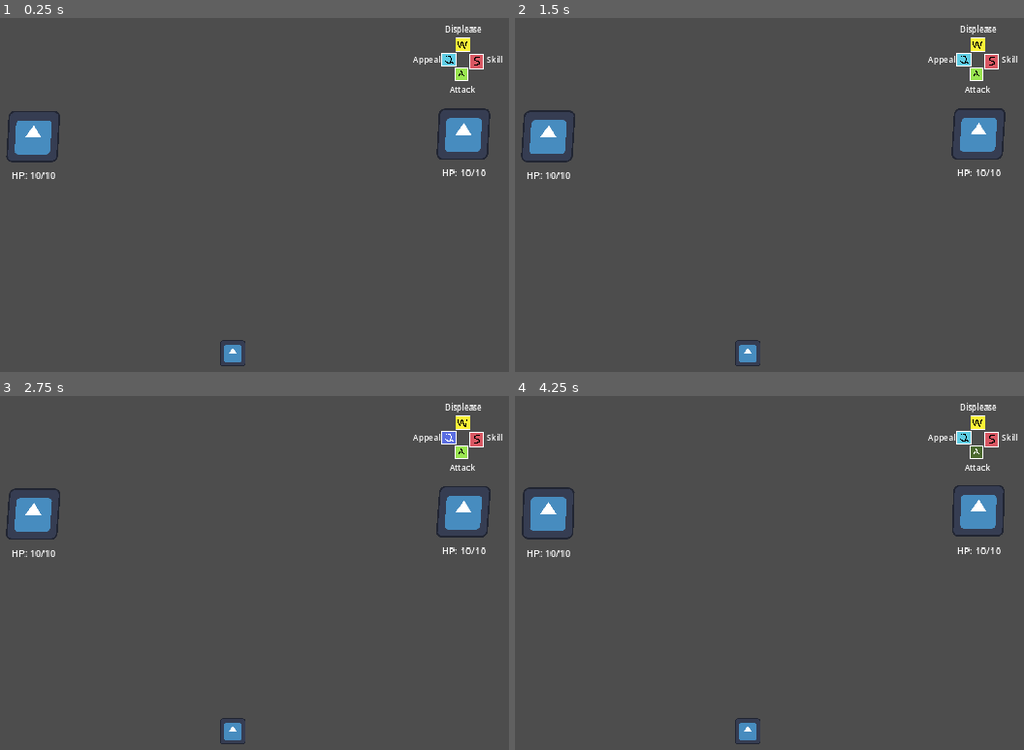
Above: before the commit, frames 1-4 (two rows, left to right).
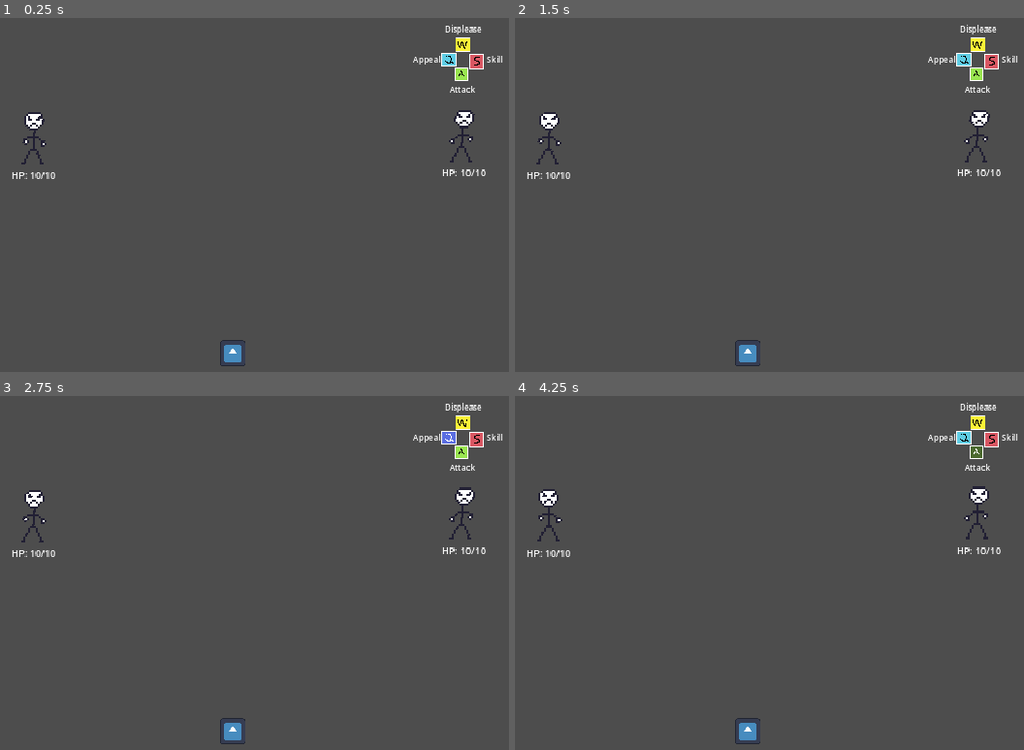
Above: after the commit, the same moments.

Repository: hyperdriveguy/eivbos
Game: Godot game, scene res://battle/battle.tscn
The game is run twice, just before and just after one commit, with the same random seed, the same clock (stepped at 60 frames per second) and the same inputs. The engine's default icon, where the game draws it, is replaced by a stand-in: a white triangle on a blue panel in a dark square.
Inputs:
- Up to frame 1 (0.25 s): no input
- Up to frame 2 (1.5 s): tap A (action_primary) at 0.6 s; tap S (action_secondary) at 1.35 s
- Up to frame 3 (2.75 s): tap Q (special_primary) at 2.1 s
- Up to frame 4 (4.25 s): tap W (special_secondary) at 2.85 s; tap A (action_primary) at 3.6 s

The runs differ from the first frame. In frame 1, 1.9% of the frame differs, in the area x 1-97%, y 25-42%; in frame 2, 1.9%; in frame 3, 1.8%; in frame 4, 1.9%.

Commit message:
Start adding status effects

Diff:
--- a/battle/battle.tscn
+++ b/battle/battle.tscn
@@ -1,10 +1,12 @@
-[gd_scene load_steps=8 format=3 uid="uid://pm402sxy7f50"]
+[gd_scene load_steps=11 format=3 uid="uid://pm402sxy7f50"]
 
 [ext_resource type="PackedScene" uid="uid://dfvmq53rsquxp" path="res://battle/player_battler/player_battler.tscn" id="1_3utks"]
 [ext_resource type="Script" path="res://battle/sync_turn_manager.gd" id="1_3wcxc"]
 [ext_resource type="Script" path="res://battle/battle.gd" id="1_v0ng5"]
 [ext_resource type="PackedScene" uid="uid://0xaxbbvg1f6n" path="res://battle/battle_audience.tscn" id="3_7uqqf"]
 [ext_resource type="Script" path="res://battle/player_battler/battler_stats.gd" id="3_vqfke"]
+[ext_resource type="Script" path="res://battle/player_battler/skills/skill_generic.gd" id="5_62ikt"]
+[ext_resource type="Script" path="res://battle/player_battler/skills/inflict_status_generic.gd" id="6_umjln"]
 
 [sub_resource type="Resource" id="Resource_85tpg"]
 script = ExtResource("3_vqfke")
@@ -14,6 +16,14 @@
 speed = 5
 awareness = 5
 rizz = 5
+flushability = 1
+status_tank = 5
+
+[sub_resource type="Resource" id="Resource_jg1r4"]
+script = ExtResource("6_umjln")
+effect = 0
+dosage = 20.0
+skill_name = "Skill"
 
 [sub_resource type="Resource" id="Resource_uk5y1"]
 script = ExtResource("3_vqfke")
@@ -23,6 +33,8 @@
 speed = 8
 awareness = 5
 rizz = 5
+flushability = 1
+status_tank = 5
 
 [node name="Battle" type="Node"]
 script = ExtResource("1_v0ng5")
@@ -41,9 +53,11 @@
 [node name="PlayerBattlerLeft" parent="Foreground/Interacts/SyncTurnManager" groups=["battler_left"] instance=ExtResource("1_3utks")]
 position = Vector2(423, 350)
 permanent_stats = SubResource("Resource_85tpg")
+skillset = Array[ExtResource("5_62ikt")]([SubResource("Resource_jg1r4"), null, null])
 
 [node name="PlayerBattlerRight" parent="Foreground/Interacts/SyncTurnManager" groups=["battler_right"] instance=ExtResource("1_3utks")]
 position = Vector2(1488, 344)
+right_sided = true
 player_input_id = -1
 permanent_stats = SubResource("Resource_uk5y1")
 
--- a/battle/player_battler/battler_stats.gd
+++ b/battle/player_battler/battler_stats.gd
@@ -6,13 +6,19 @@
 @export var skill: int = 5
 @export var speed: int = 5
 @export var awareness: int = 5
+
+# Audience interaction
 @export var rizz: int = 5
+
+# Status effect application
+var status_applier: status_effect_applier = status_effect_applier.new()
+@export var flushability: int = 1
+@export var status_tank: int = 5
 
 # Called when the node enters the scene tree for the first time.
 func _ready() -> void:
 	pass # Replace with function body.
 
-
 # Called every frame. 'delta' is the elapsed time since the previous frame.
 func _process(delta: float) -> void:
 	pass
--- a/battle/player_battler/player_battler.gd
+++ b/battle/player_battler/player_battler.gd
@@ -5,10 +5,11 @@
 signal turn_finished
 signal defeat
 
+@export var right_sided: bool = false
 @export var player_input_id: int
 @export var permanent_stats: battler_stats
 
-@export var skillset: Array[battler_skill]
+@export var skillset: Array[battler_skill] = [null, null, null]
 
 @onready var current_stats: battler_stats = permanent_stats.duplicate()
 @onready var hp_label: Label = $HPLabel
@@ -20,6 +21,8 @@
 
 # Called when the node enters the scene tree for the first time.
 func _ready() -> void:
+	if right_sided:
+		$BattlerSprite.flip_h = true
 	var devices = Input.get_connected_joypads()
 	# also consider keyboard player
 	devices.append(-1)
--- a/battle/player_battler/player_battler.tscn
+++ b/battle/player_battler/player_battler.tscn
@@ -1,7 +1,7 @@
 [gd_scene load_steps=8 format=3 uid="uid://dfvmq53rsquxp"]
 
-[ext_resource type="Texture2D" uid="uid://n623w770lwdc" path="res://icon.svg" id="1_hqrjk"]
 [ext_resource type="Script" path="res://battle/player_battler/player_battler.gd" id="1_yrk1p"]
+[ext_resource type="Texture2D" uid="uid://bye4ms3y15rnw" path="res://battle/player_battler/person.png" id="2_gufpl"]
 [ext_resource type="PackedScene" uid="uid://bwbr3g1wydocb" path="res://action_indicator.tscn" id="3_ylstq"]
 
 [sub_resource type="Animation" id="Animation_30xeb"]
@@ -80,7 +80,8 @@
 
 [node name="BattlerSprite" type="Sprite2D" parent="."]
 position = Vector2(0, -2)
-texture = ExtResource("1_hqrjk")
+scale = Vector2(5, 5)
+texture = ExtResource("2_gufpl")
 
 [node name="HPLabel" type="Label" parent="."]
 offset_left = -93.0
--- a/battle/player_battler/skills/inflict_status_generic.gd
+++ b/battle/player_battler/skills/inflict_status_generic.gd
@@ -1,8 +1,8 @@
 extends battler_skill
 class_name status_inflicter
 
-@export var effect: String
-@export var intensity: float = 0.5
+@export var effect: status_effect_applier.effects
+@export var dosage: float = 20
 
 func activate():
-    return ["status", effect, intensity]
+    pass
--- a/battle/player_battler/skills/skill_generic.gd
+++ b/battle/player_battler/skills/skill_generic.gd
@@ -1,9 +1,10 @@
 extends Resource
 class_name battler_skill
 
-enum skill_type_set {asdf,asf,asd,fas}
+enum skill_type_set {STATUS_INFLICT, DAMAGE_STATUS_INFLICT, AUDIENCE_ATTACK}
 
-@export var skill_type: skill_type_set
+var skill_type: skill_type_set
+@export var skill_name: String = "Skill"
 
 func activate():
     pass
--- /dev/null
+++ b/battle/player_battler/status_effect_applier.gd
@@ -0,0 +1,35 @@
+extends Resource
+class_name status_effect_applier
+
+enum effects {POISON, REGENERATION, STIMULANT, BREATH_MINT, DROWSY, LAXATIVE}
+
+var concentrations: Array[float]
+var concentrations_in: Array[float]
+
+func _ready() -> void:
+    for i in range(len(effects)):
+        concentrations.append(0)
+        concentrations_in.append(0)
+
+func update_concentrations(flow, volume, delta=1):
+    """
+    Updates the concentrations for all effect types.
+
+    This is modeled like a mixing problem with many different solids being tracked.
+    """
+    for i in range(len(concentrations)):
+        concentrations[i] = concentrations[i] + (flow / volume) * (concentrations_in[i] - concentrations[i]) * delta
+
+func add_effect_dose(eff: effects, dose: float, vol: int):
+    """
+    Adds a dose of an effect.
+
+    This acts similar to an impulse on the mixing tank.
+    """
+    concentrations[eff] += dose / vol
+
+func modify_concentration_in(eff: effects, con: float):
+    concentrations_in[eff] = con
+
+func apply_poison(health: int):
+    pass
Binary file added: battle/player_battler/person.png
Not shown, added: battle/player_battler/person.png.import
